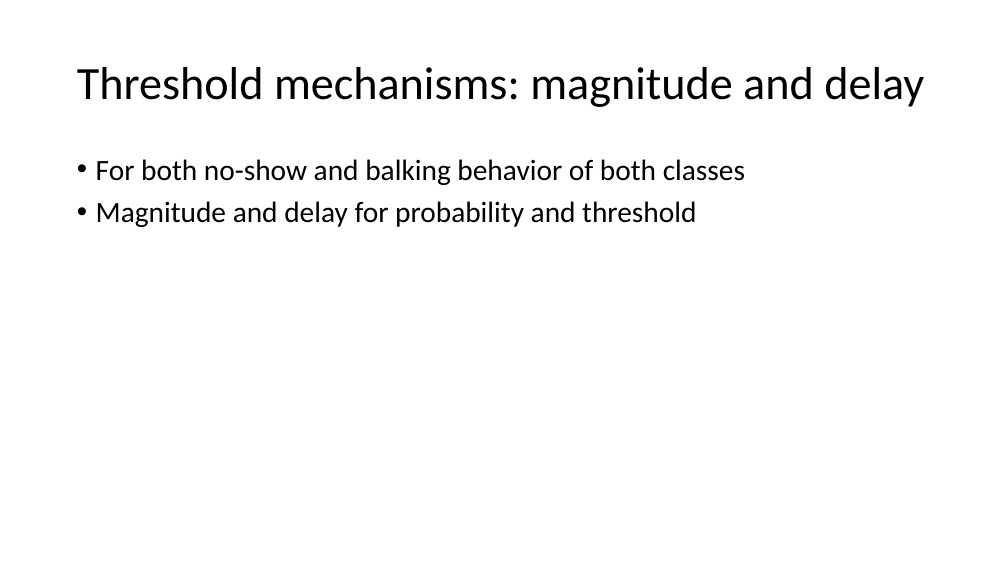
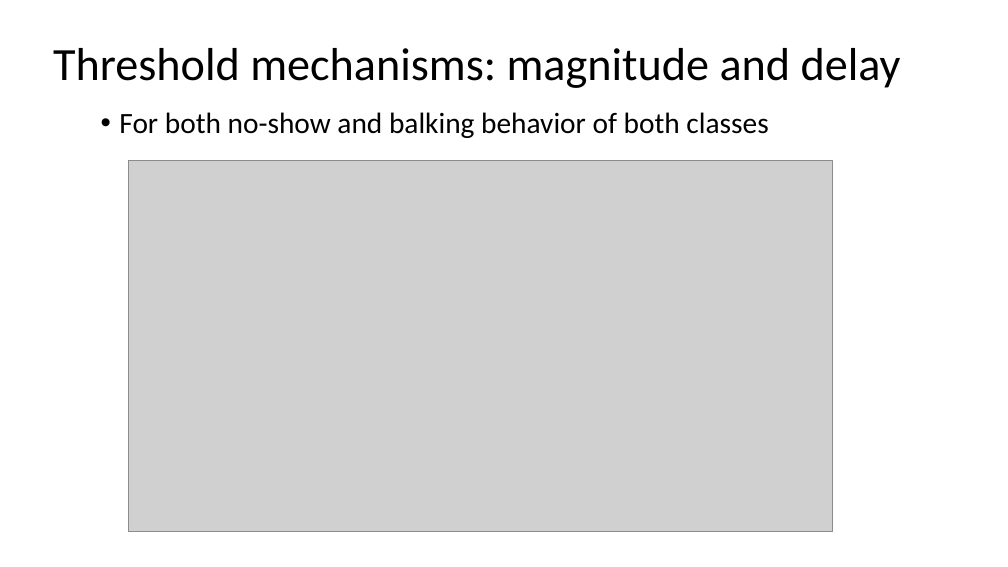
Before and after one commit to YcartXin/CUIMC-Appointment-Simulation, a slide deck: slide 5 of presentation/FCFS Presentation.pptx (slide 6 before the commit). Drawn at 1008x567 pixels with LibreOffice and Linux fonts; fonts in the diff are those of the drawing; grey boxes stand for pictures. Boxes give left, top, right and bottom in pixels: in the first picture for what was removed or moved away, otherwise in the second. Text is boxed around its words. In the diff, an @@ line names an element or a change of style, - is before the commit and + after.

```diff
--- a/presentation/FCFS Presentation.pptx
+++ b/presentation/FCFS Presentation.pptx
@@ title "Threshold mechanisms: magnitude and delay": place and size @@
-title "Threshold mechanisms: magnitude and delay" at <box>77,67,924,107</box>
+title "Threshold mechanisms: magnitude and delay" at <box>53,48,901,88</box>
@@ text "For both no-show and balking ...": place and size @@
-text "For both no-show and balking ..." at <box>96,159,745,227</box>
+text "For both no-show and balking ..." at <box>119,112,768,138</box>
@@ picture added at <box>129,160,833,532</box> @@
@@ text at <box>96,201,696,227</box>: paragraph removed @@
-• Magnitude and delay for probability and threshold
```
Also in this commit, not shown: 6 other slides changed, 5 slides added, 18 other files.
